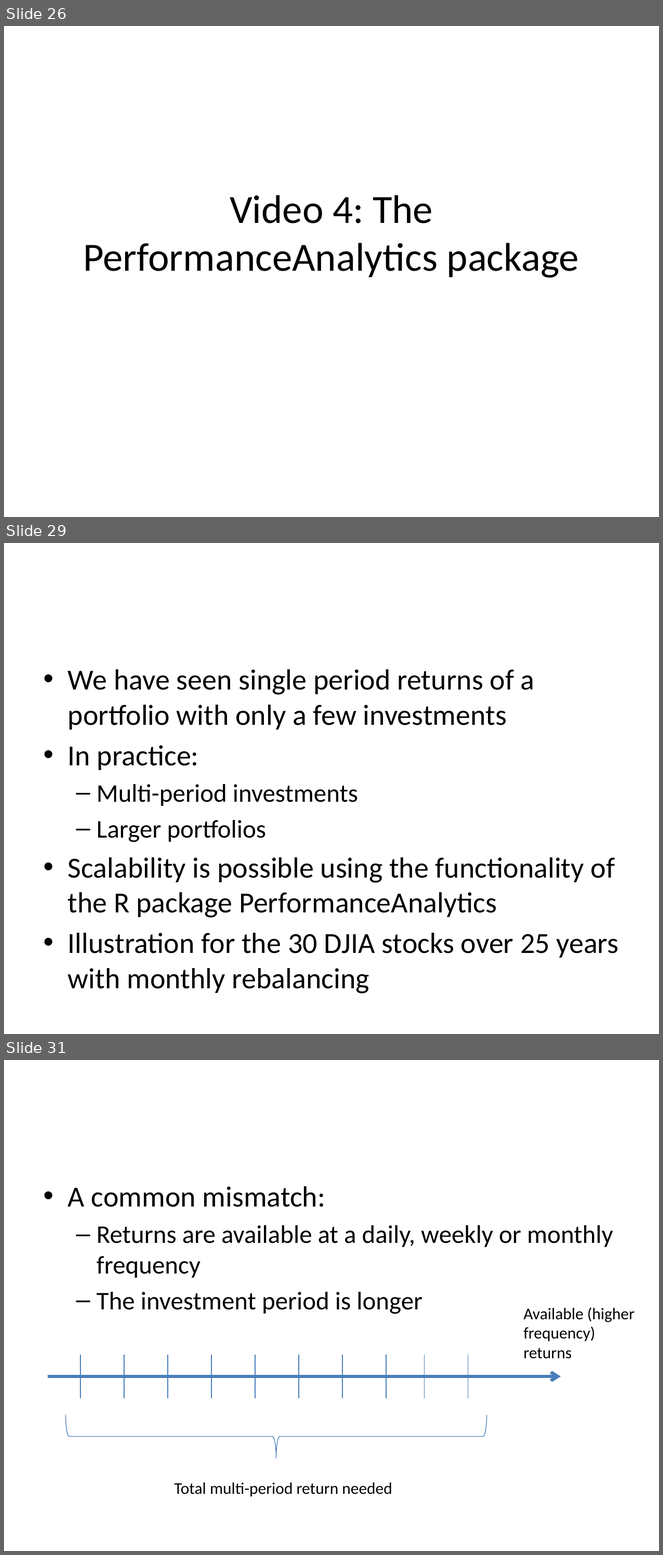
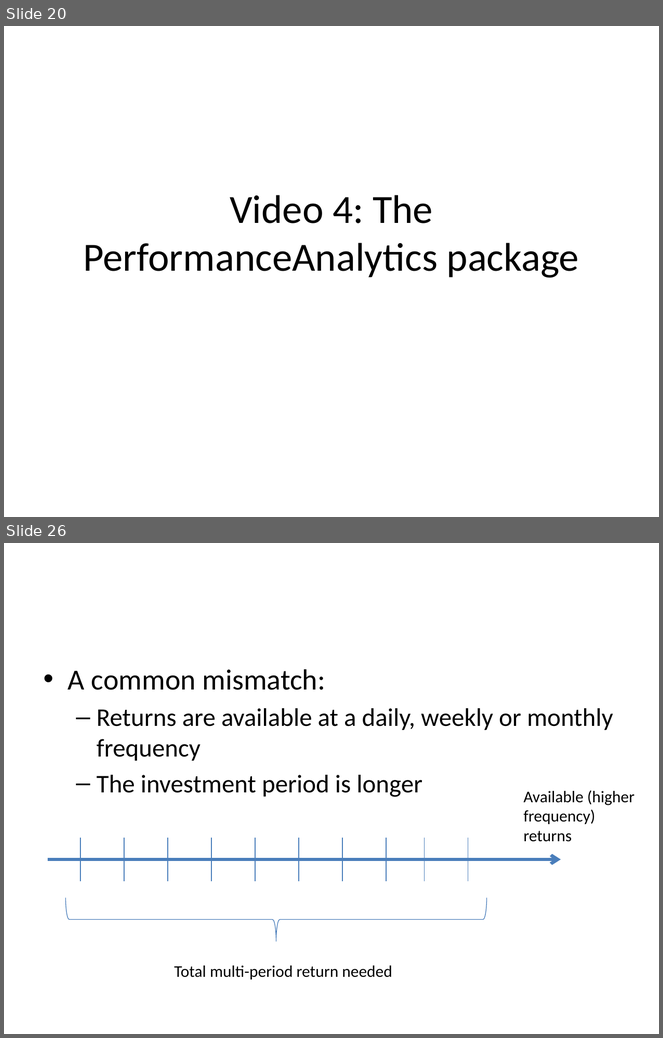
Before and after one commit to saciestudio/courses-intro-portfolio-analysis, a slide deck: scripts/Chapter1.pptx. Shown one above the other, each under a label of ours: slides 26, 29 and 31 before the commit, slides 20 and 26 after it; the slides between them are not shown. The pictures are 663x1555 and 663x1038 pixels, drawn with LibreOffice and Linux fonts; fonts in the diff are those of the drawing. Boxes give left, top, right and bottom in pixels: in the first picture for what was removed or moved away, otherwise in the second. Text is boxed around its words. In the diff, an @@ line names an element or a change of style, - is before the commit and + after.

```diff
--- a/scripts/Chapter1.pptx
+++ b/scripts/Chapter1.pptx
@@ slide 29 removed at [4, 543, 659, 1034], background #FFFFFF @@
@@ text removed at [68, 669, 619, 994] @@
-• We have seen single period returns of a portfolio with only a few investments
-• In practice:
-  – Multi-period investments
-  – Larger portfolios
-• Scalability is possible using the functionality of the R package PerformanceAnalytics
-• Illustration for the 30 DJIA stocks over 25 years with monthly rebalancing
@@ what was slide 26 is now slide 20 @@
@@ what was slide 31 is now slide 26 @@
```
Also in this commit, not shown: 7 slides changed, 12 slides added, 16 other slides removed, 1 other file.
